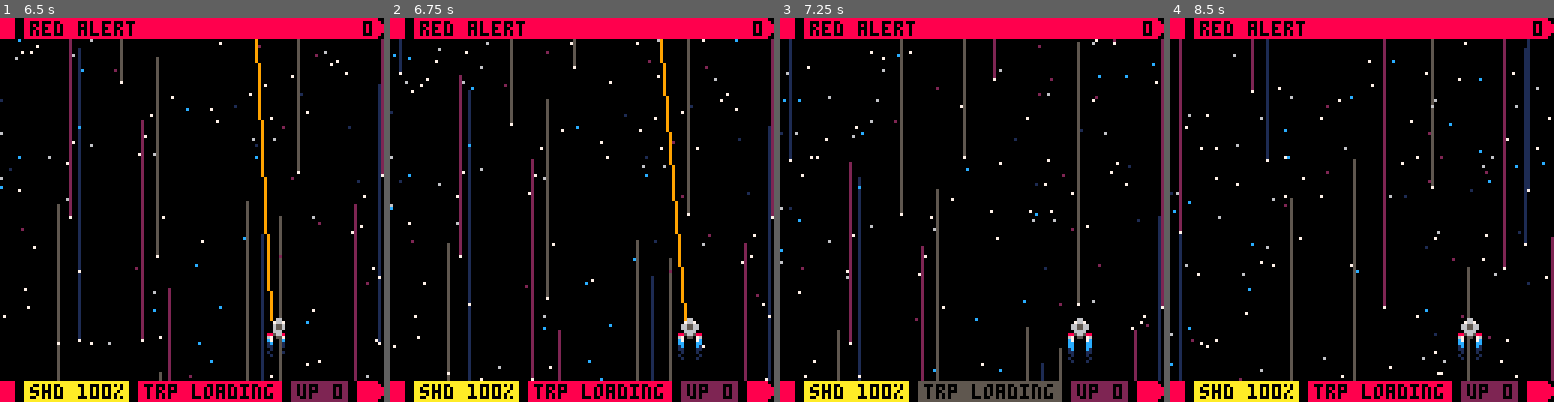
Above: before the commit, frames 1-4 (left to right).
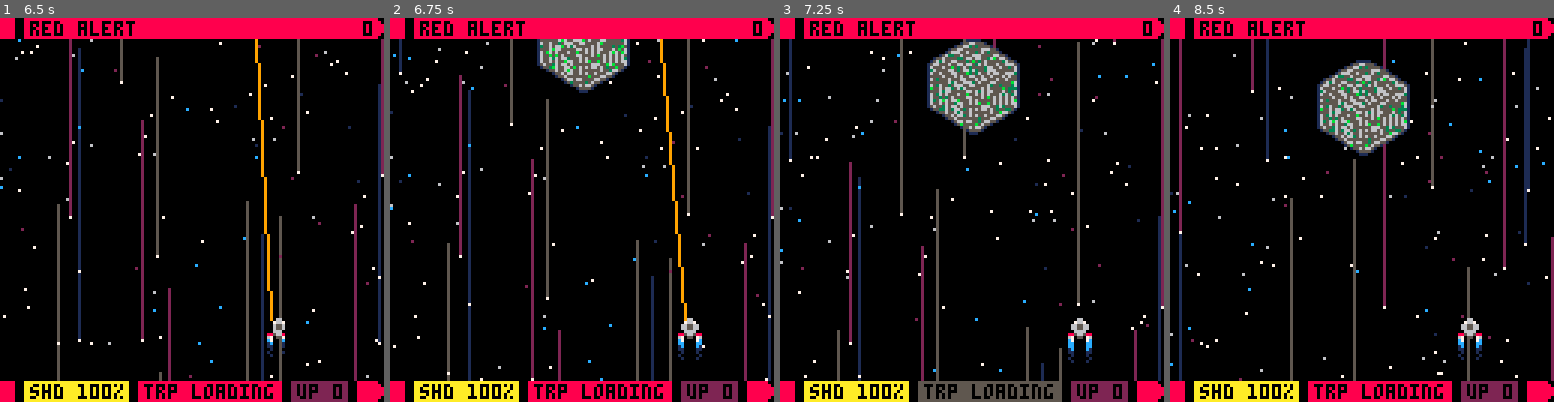
Above: after the commit, the same moments.

Repository: fab-industries/red-alert
Game: PICO-8 cartridge redalert.p8
Same seed, same stepped clock (60 frames per second), same inputs: the game is played once before the commit and once after it.
Inputs:
- Up to frame 1 (6.5 s): tap X (X key) at 0.33, 1.07, 1.85, 2.97, 4.08, 5.2, 6.32 s; tap O (Z key) at 0.7, 1.7, 2.1, 2.5, 2.9, 3.3, 3.7, 4.1, 4.5, 4.9, 5.3, 5.7, 6.1 s; hold Right 1.6-2.1 s; hold Up 2.15-2.42 s; hold Right 2.47-3.03 s; hold Left 3.08-3.58 s; hold Down 3.63-3.97 s; hold Right 4.02-4.68 s; hold Up 4.73-5.03 s; hold Left 5.08-5.68 s; hold Down 5.73-6.03 s; hold Right from 6.08 s (still down)
- Up to frame 2 (6.75 s): tap O (Z key) at 6.5 s; release Right at 6.58 s; hold Right from 6.63 s (still down)
- Up to frame 3 (7.25 s): tap O (Z key) at 6.9 s; release Right at 7.13 s; hold Up from 7.18 s (still down)
- Up to frame 4 (8.5 s): tap O (Z key) at 7.3, 7.7, 8.1 s; tap X (X key) at 7.43 s; release Up at 7.45 s; hold Right 7.5-8.07 s; hold Left from 8.12 s (still down)

Frame 1 is identical in both runs. In frame 2, 2.5% of the frame differs, in the area x 38-63%, y 5-20%; in frame 3, 4.4%; in frame 4, 4.6%, in the area x 38-63%, y 10-36%.

Commit message:
More token optimisation with DCLR

Diff:
--- a/redalert.p8
+++ b/redalert.p8
@@ -1014,85 +1014,27 @@
 ]]
 
 
+ local myen=dclr"sx,sy,invuln,warpsnd,glow,firetmr,flash,torpx,torpy,sprw,sprh,colw,colh,firefrq|0,1,0,false,0,0,0,0,0,1,1,8,8,90|out"
  if entype=="ti" then
-  local myen=dclr"sx,sy,invuln,sprw,sprh,colw,colh,warpsnd,glow,firefreq,firetmr,flash,torpx,torpy,hp,glowspr|0,1,0,1,1,8,8,false,0,90,0,0,0,0,4,17|out"
-  myen.x=enx
-  myen.y=eny
-  myen.tarx=enx+rnd(14)-7
-  myen.tary=tary+flr(rnd(20))
-  myen.wait=enwait
-  myen.type=entype
-  myen.ani={16,17,16,17}
-  myen.mission="approach"
+  myen.hp,myen.glowspr,myen.x,myen.y,myen.tarx,myen.tary,myen.ani=4,17,enx,eny,enx+rnd(14)-7,tary+flr(rnd(20)),{16,17,16,17}
  elseif entype=="tic" then
-  local myen=dclr"sx,sy,invuln,sprw,sprh,colw,colh,warpsnd,glow,firefrq,firetmr,flash,torpx,torpy,hp,glowspr|0,1,0,2,2,16,16,false,0,90,0,0,0,0,16,34|out"
-  myen.x=enx
-  myen.y=eny
-  myen.tarx=enx+rnd(14)-7
-  myen.tary=tary+flr(rnd(20))
-  myen.wait=enwait
-  myen.type=entype
-  myen.ani={32,34,32,34}
-  myen.mission="approach"
+  myen.sprw,myen.sprh,myen.colw,myen.colh,myen.hp,myen.glowspr,myen.x,myen.y,myen.tarx,myen.tary,myen.ani=2,2,16,16,16,34,enx,eny,enx+rnd(14)-7,tary+flr(rnd(20)),{32,34,32,34}
  elseif entype=="aq" then
-  local myen=dclr"sx,sy,invuln,sprw,sprh,colw,colh,warpsnd,glow,firefrq,firetmr,flash,torpx,torpy,hp,glowspr|0,1,0,1,1,8,8,false,0,90,0,0,0,0,1,19|out"
-  myen.x=enx
-  myen.y=eny
-  myen.tarx=enx+rnd(14)-7
-  myen.tary=tary+flr(rnd(20))
-  myen.wait=enwait
-  myen.type=entype
-  myen.ani={18,19,18,19}
-  myen.mission="approach"
+  myen.hp,myen.glowspr,myen.x,myen.y,myen.tarx,myen.tary,myen.ani=1,19,enx,eny,enx+rnd(14)-7,tary+flr(rnd(20)),{18,19,18,19}
  elseif entype=="di" then
-  local myen="sx,sy,invuln,sprw,sprh,colw,colh,warpsnd,glow,firefrq,firetmr,flash,torpx,torpy,hp,glowspr|0,1,0,1,1,8,8,false,0,90,0,0,0,0,4,19|out"
-  myen.x=enx
-  myen.y=eny
-  myen.tarx=enx+rnd(14)-7
-  myen.tary=tary+flr(rnd(20))
-  myen.wait=enwait
-  myen.type=entype
-  myen.ani={20,21,20,21}
-  myen.mission="approach"
+  myen.hp,myen.glowspr,myen.x,myen.y,myen.tarx,myen.tary,myen.ani=4,19,enx,eny,enx+rnd(14)-7,tary+flr(rnd(20)),{20,21,20,21}
  elseif entype=="fr" then
-  local myen=dclr"sx,sy,invuln,sprw,sprh,colw,colh,warpsnd,glow,firefrq,firetmr,flash,torpx,torpy,hp,glowspr|0,1,0,1,1,8,8,false,0,90,0,0,0,0,4,23|out"
-  myen.x=enx
-  myen.y=eny
-  myen.tarx=enx+rnd(14)-7
-  myen.tary=tary+flr(rnd(20))
-  myen.wait=enwait
-  myen.type=entype
-  myen.ani={22,23,22,23}
-  myen.mission="approach"
+  myen.hp,myen.glowspr,myen.x,myen.y,myen.tarx,myen.tary,myen.ani=4,23,enx,eny,enx+rnd(14)-7,tary+flr(rnd(20)),{22,23,22,23}
  elseif entype=="bs" then
-  local myen=dclr"sx,sy,invuln,sprw,sprh,colw,colh,warpsnd,glow,firefrq,firetmr,flash,torpx,torpy,hp,glowsp|0,1,0,2,2,16,16,false,0,15,0,0,0,0,20,23|out"
-  myen.x=enx-7
-  myen.y=eny
-  myen.tarx=enx+rnd(14)-7
-  myen.tary=tary+flr(rnd(20))
-  myen.wait=enwait
-  myen.type=entype
-  myen.ani={64,66,64,66}
-  myen.mission="approach"
+  myen.sprw,myen.sprh,myen.colw,myen.colh,myen.firefreq,myen.hp,myen.glowspr,myen.x,myen.y,myen.tarx,myen.tary,myen.ani=2,2,16,16,15,20,23,enx-7,eny,enx+rnd(14)-7,tary+flr(rnd(20)),{64,66,64,66}
  elseif entype=="re" then
-  local myen=dclr"sx,sy,invuln,sprw,sprh,colw,colh,warpsnd,glow,firefrq,firetmr,flash,torpx,torpy,hp,glowsp|0,1,0,1,1,8,8,false,0,90,0,0,0,0,4,31|out"
-  myen.x=enx
-  myen.y=eny
-  myen.tarx=enx+rnd(14)-7
-  myen.tary=tary+flr(rnd(20))
-  myen.wait=enwait
-  myen.type=entype
-  myen.ani={30,31,30,31}
-  myen.mission="approach"
+  myen.hp,myen.glowspr,myen.x,myen.y,myen.tarx,myen.tary,myen.ani=4,31,enx,eny,enx+rnd(14)-7,tary+flr(rnd(20)),{30,31,30,31}
  elseif entype=="bc" then
-  local myen=dclr"sx,sy,invuln,sprw,sprh,colw,colh,warpsnd,glow,firefrq,firefrq2,firetmr,firetmr2,flash,torpx,torpy,hp,glowsp,tarx,tary,boss,pht,phtarx,phtary,phposx,phposy,phorx,phory|0,1,0,4,4,32,32,false,0,150,360,0,0,0,0,0,50,17,48,14,true,0,0,0,0,0,0,0|out"
-  myen.x=enx
-  myen.y=eny
-  myen.wait=enwait
-  myen.type=entype
-  myen.ani={68,72,68,72}
-  myen.mission="approach"
- end
+  myen.sprw,myen.sprh,myen.colw,myen.colh,myen.firefreq,myen.hp,myen.glowspr,myen.x,myen.y,myen.tarx,myen.tary,myen.ani,myen.firefrq2,myen.firetmr2,myen.boss,myen.pht,myen.phtarx,myen.phtary,myen.phposx,myen.phposy,myen.phorx,myen.phory2=4,4,32,32,150,50,17,enx,eny,48,14,{68,72,68,72},360,true,0,0,0,0,0,0,0
+ end
+ myen.wait=enwait
+ myen.type=entype
+ myen.mission="approach"
  add(wave,myen)
 end
 
Not shown, changed: redalert-todo.txt
